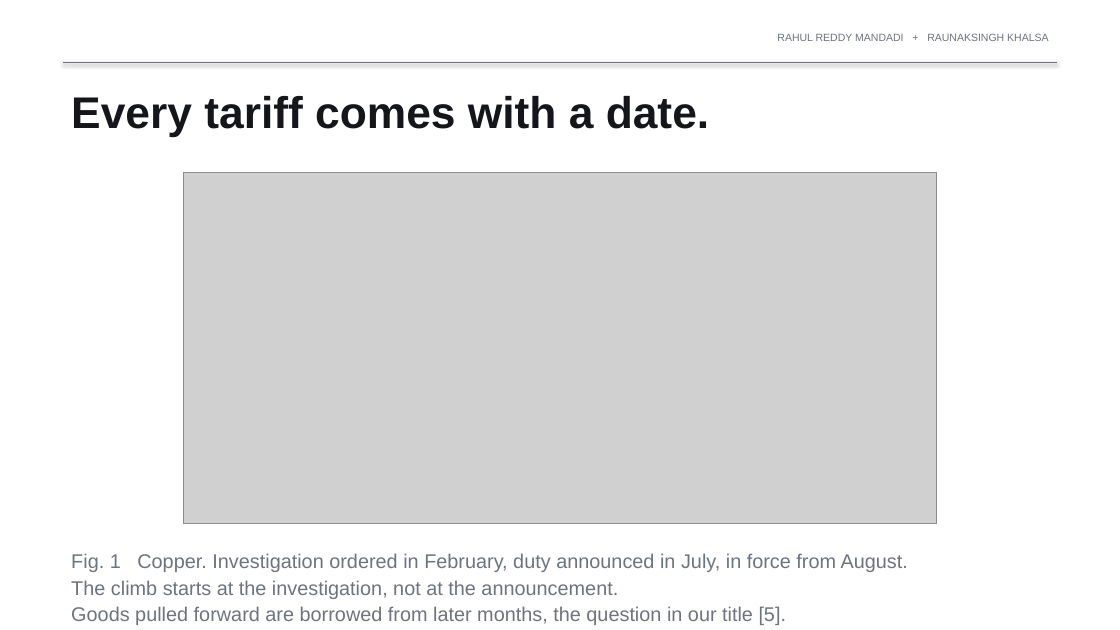
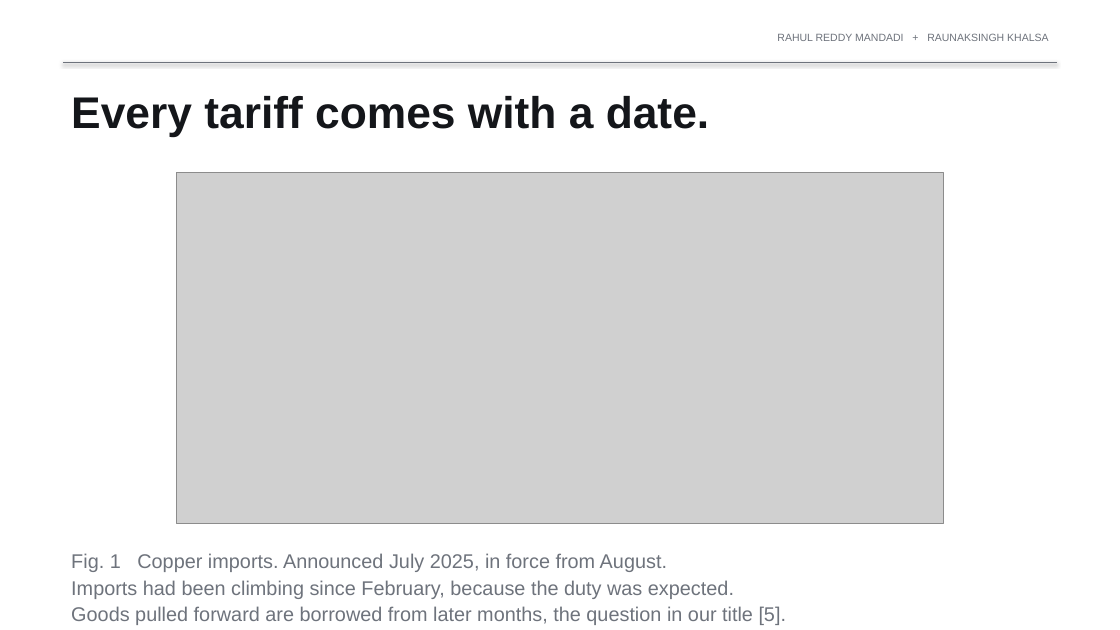
Before and after one commit to rahul-mandadi/tariff-rush, a slide deck: slide 2 of slides/Mandadi_Khalsa_Presentation1.pptx. Drawn at 1120x630 pixels with LibreOffice and Linux fonts; fonts in the diff are those of the drawing; grey boxes stand for pictures. Boxes give left, top, right and bottom in pixels: in the first picture for what was removed or moved away, otherwise in the second. Text is boxed around its words. In the diff, an @@ line names an element or a change of style, - is before the commit and + after.

```diff
--- a/slides/Mandadi_Khalsa_Presentation1.pptx
+++ b/slides/Mandadi_Khalsa_Presentation1.pptx
@@ picture: place and size @@
-picture at <box>184,172,937,523</box>
+picture at <box>176,172,944,523</box>
@@ text at <box>71,553,734,599</box>: text changed @@
-Fig. 1 Copper. Investigation ordered in February, duty announced in July, in force from August.
-The climb starts at the investigation, not at the announcement.
+Fig. 1 Copper imports. Announced July 2025, in force from August.
+Imports had been climbing since February, because the duty was expected.
```
Also in this commit, not shown: 7 other files.
